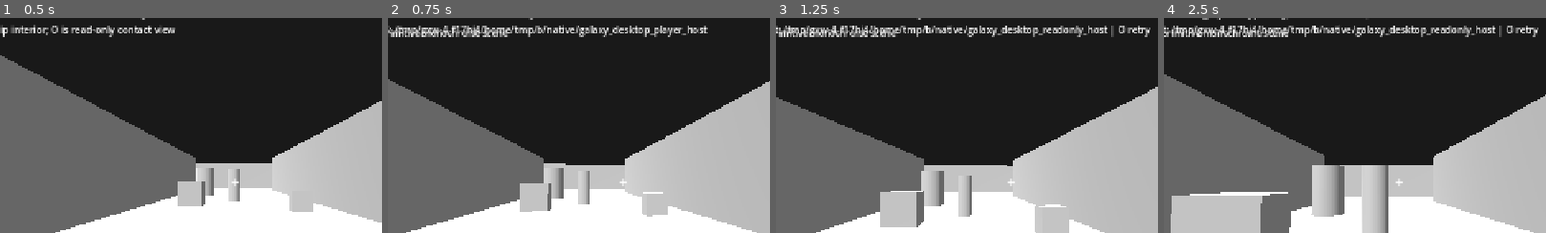
Above: before the commit, frames 1-4 (left to right).
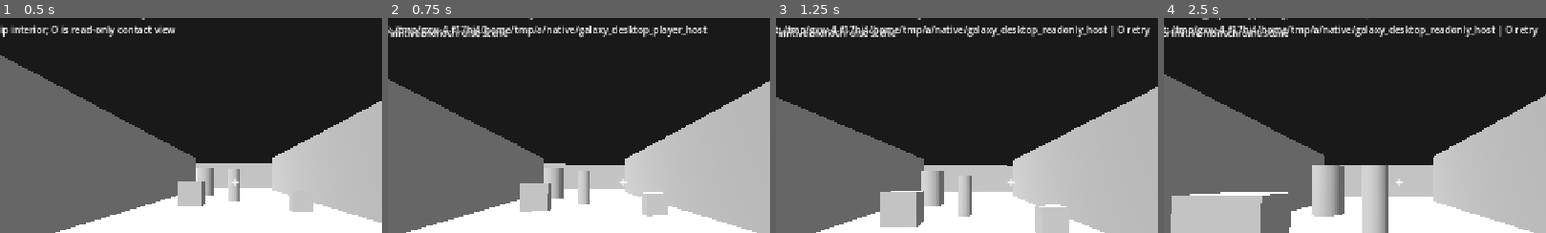
Above: after the commit, the same moments.

Repository: vjmichael/Single-galaxy
Game: Godot game, scene res://world/main.tscn
Two runs of this game, one before a commit and one after it. Both use one fixed random seed, a clock stepped at 60 frames per second and the inputs below.
Inputs (mouse positions are % of the whole screen's width and height, from its top left):
- Up to frame 1 (0.5 s): no input
- Up to frame 2 (0.75 s): tap Enter at 0.5 s; move the mouse to (55, 50) at 0.52 s; hold W (fps_forward) from 0.53 s (still down); tap P at 0.6 s; click (55, 50) at 0.67 s
- Up to frame 3 (1.25 s): keep holding W (fps_forward); tap Space (fps_jump) at 0.77 s; tap O at 0.8 s
- Up to frame 4 (2.5 s): keep holding W (fps_forward); move the mouse to (45, 50) at 1.27 s; tap O at 1.35, 2.3 s; tap Space (fps_jump) at 1.52 s; tap P at 1.55 s; move the mouse to (52, 48) at 2.02 s; tap E (fps_inspect) at 2.1 s
The pictures show only the part of the screen within x 19-69%, y 13-63%; the shares and areas given below are measured in that part.

Frame 1 is identical in both runs. In frame 2, 0.7% of the frame differs, in the area x 38-84%, y 3-9%; in frame 3, 0.9%, in the area x 38-98%, y 3-9%; in frame 4, 0.9%.

Commit message:
FP3D-03A: strict native MOVE/SEAT ACK parser and cockpit toggle requests

Diff:
--- a/desktop_godot/world/native_player_session.gd
+++ b/desktop_godot/world/native_player_session.gd
@@ -12,6 +12,9 @@
 var _active := false
 var _session := 0
 var _sequence := -1
+var _seat_sequence := -1
+var _seated := false
+var _pending_kind := ""
 var _generation := -1
 var _tick := -1
 var _next_request := 1
@@ -56,6 +59,9 @@
 	_active = true
 	_session = 0
 	_sequence = -1
+	_seat_sequence = -1
+	_seated = false
+	_pending_kind = ""
 	_generation = -1
 	_tick = -1
 	_next_request = 1
@@ -104,12 +110,13 @@
 		var request := int(parts[2])
 		if request == _pending:
 			_pending = 0
+			_pending_kind = ""
 		_status("NATIVE DENIED move #%d: %s; no position advanced" % [request, parts[3]])
 		return
-	if parts.size() != 11 or parts[1] != "1" or (parts[0] != "POSE" and parts[0] != "ACK"):
+	if parts.size() != 13 or parts[1] != "1" or (parts[0] != "POSE" and parts[0] != "ACK"):
 		stop("Native player protocol frame invalid")
 		return
-	for i in range(2, 11):
+	for i in range(2, 13):
 		if not _integer(parts[i]):
 			stop("Native player protocol nonnumeric field")
 			return
@@ -122,7 +129,9 @@
 	var tick := int(parts[8])
 	var generation := int(parts[9])
 	var ship := int(parts[10])
-	if session <= 0 or ship <= 0 or abs(x) > 8000 or abs(z) > 8000 or y != 0 or seq < 0 or tick < 0 or generation < 1:
+	var seated_number := int(parts[11])
+	var seat_sequence := int(parts[12])
+	if session <= 0 or ship <= 0 or abs(x) > 8000 or abs(z) > 8000 or y != 0 or seq < 0 or tick < 0 or generation < 1 or (seated_number != 0 and seated_number != 1) or seat_sequence < 0:
 		stop("Native pose fields out of bounds")
 		return
 	if parts[0] == "POSE":
@@ -131,18 +140,32 @@
 			return
 		_session = session
 	else:
-		if session != _session or request != _pending or seq != _sequence + 1 or tick <= _tick or generation <= _generation:
-			stop("Native move acknowledgement has invalid sequence or identity")
+		if session != _session or request != _pending or tick <= _tick or generation <= _generation:
+			stop("Native action acknowledgement has invalid identity or journal generation")
+			return
+		if _pending_kind == "MOVE":
+			if seq != _sequence + 1 or seat_sequence != _seat_sequence or (seated_number == 1) != _seated:
+				stop("Native walking acknowledgement mismatches committed movement or seat mode")
+				return
+		elif _pending_kind == "SEAT":
+			if seq != _sequence or seat_sequence != _seat_sequence + 1 or (seated_number == 1) == _seated:
+				stop("Native cockpit acknowledgement mismatches committed seat transition")
+				return
+		else:
+			stop("Unrequested native acknowledgement")
 			return
 		_pending = 0
+		_pending_kind = ""
 	_sequence = seq
+	_seat_sequence = seat_sequence
+	_seated = seated_number == 1
 	_tick = tick
 	_generation = generation
-	pose_received.emit({"x_mm":x,"y_mm":y,"z_mm":z,"seq":seq,"tick":tick,"gen":generation,"ship":ship})
-	_status("NATIVE AUTHORITATIVE FPS (P stop): step %d / tick %d / ship %d" % [seq,tick,ship])
+	pose_received.emit({"x_mm":x,"y_mm":y,"z_mm":z,"seq":seq,"tick":tick,"gen":generation,"ship":ship,"seated":_seated,"seat_seq":_seat_sequence})
+	_status("NATIVE %s (P stop): walk step %d / seat receipt %d / tick %d" % ["SEATED" if _seated else "ON FOOT",seq,_seat_sequence,tick])
 
 func submit_motion(heading: Vector3) -> void:
-	if not _active or _session <= 0 or _pending != 0:
+	if not _active or _session <= 0 or _pending != 0 or _seated:
 		return
 	if heading.length_squared() < 0.001:
 		return
@@ -157,9 +180,25 @@
 	var req := _next_request
 	_next_request += 1
 	_pending = req
+	_pending_kind = "MOVE"
 	_last_send_msec = now
 	if not _stdout.store_line("MOVE|%d|%d|%d|%d|%d" % [_session,req,_sequence,dx,dz]):
 		stop("Native player command pipe write failed; saved pose will be verified on reconnect")
+		return
+	_stdout.flush()
+
+func toggle_seat() -> void:
+	# E requests a cockpit transition; only the C++ host may commit the result.
+	if not _active or _session <= 0 or _pending != 0:
+		return
+	var req := _next_request
+	_next_request += 1
+	_pending = req
+	_pending_kind = "SEAT"
+	_last_send_msec = Time.get_ticks_msec()
+	var desired := 0 if _seated else 1
+	if not _stdout.store_line("SEAT|%d|%d|%d|%d" % [_session,req,_seat_sequence,desired]):
+		stop("Native cockpit command pipe write failed; prior state retained")
 		return
 	_stdout.flush()
 
@@ -171,5 +210,6 @@
 	_stdout = null
 	_stderr = null
 	_pending = 0
+	_pending_kind = ""
 	connection_changed.emit(false)
 	_status(message)
